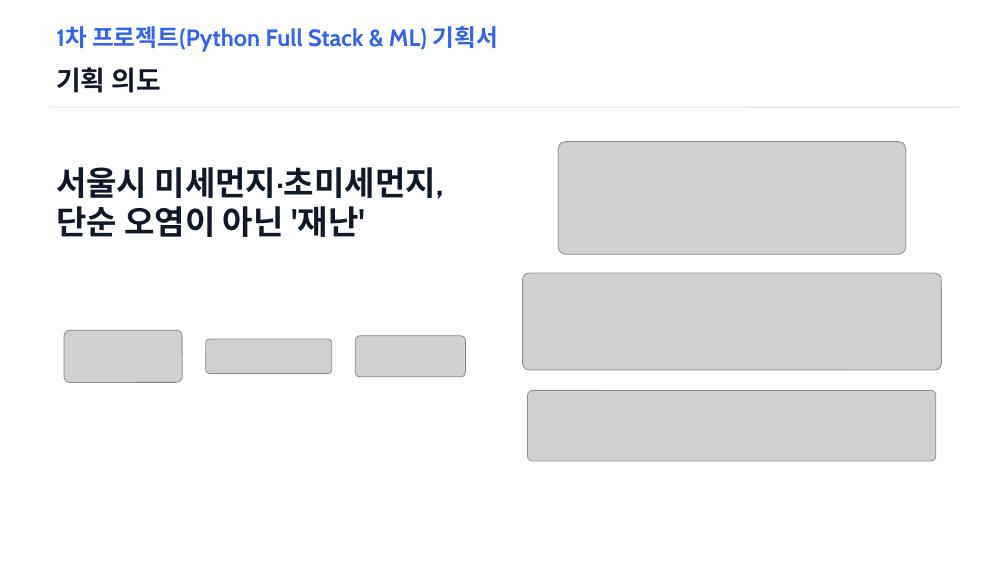
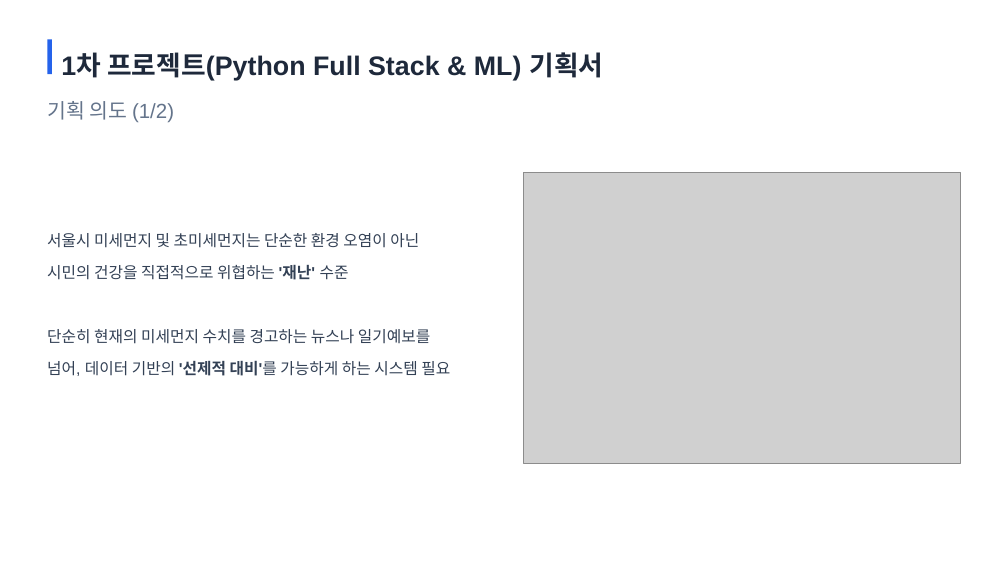
Before and after one commit to ahnjh97/JeongHyunAhn-AI-Project, a slide deck: slide 3 of 1. 프로젝트 수행 결과서.pptx. Drawn at 1008x567 pixels with LibreOffice and Linux fonts; fonts in the diff are those of the drawing; grey boxes stand for pictures; background and template pictures are left out. Boxes give left, top, right and bottom in pixels: in the first picture for what was removed or moved away, otherwise in the second. Text is boxed around its words. In the diff, an @@ line names an element or a change of style, - is before the commit and + after.

```diff
--- a/1. 프로젝트 수행 결과서.pptx
+++ b/1. 프로젝트 수행 결과서.pptx
@@ rectangle added at bbox=[47, 39, 51, 74], fill #2563EB @@
@@ text "1차 프로젝트(Python Full Stack & ...": place and size @@
-text "1차 프로젝트(Python Full Stack & ..." at bbox=[56, 26, 498, 52]
+text "1차 프로젝트(Python Full Stack & ..." at bbox=[61, 52, 603, 81]
@@ text "1차 프로젝트(Python Full Stack & ..." at bbox=[61, 52, 603, 81]: size 22.5 to 25.5 pt, font Cabin to Arial, text colour #3563E9 to #1E293B; line spacing 1 to 1.3 @@
@@ text at bbox=[47, 101, 174, 122]: text changed; size 25.5 to 19.5 pt; font Cabin to Arial; text colour #111827 to #64748B; bold off @@
-기획 의도
+기획 의도 (1/2)
@@ line removed from (49, 107) to (960, 107) @@
@@ picture removed at bbox=[558, 141, 906, 254] @@
@@ picture added at bbox=[524, 172, 961, 464] @@
@@ text at bbox=[47, 233, 419, 280]: text changed; size 31.5 to 15 pt; font Cabin to Arial; text colour #111827 to #334155; bold off @@
-서울시 미세먼지·초미세먼지,
-단순 오염이 아닌 '재난'
+서울시 미세먼지 및 초미세먼지는 단순한 환경 오염이 아닌 시민의 건강을 직접적으로 위협하는 '재난' 수준
@@ picture removed at bbox=[523, 273, 941, 370] @@
@@ text added at bbox=[47, 329, 450, 376], 15 pt, text #334155 @@
+단순히 현재의 미세먼지 수치를 경고하는 뉴스나 일기예보를 넘어, 데이터 기반의 '선제적 대비'를 가능하게 하는 시스템 필요
@@ picture removed at bbox=[64, 330, 182, 383] @@
@@ picture removed at bbox=[206, 339, 332, 374] @@
@@ picture removed at bbox=[355, 336, 466, 377] @@
@@ picture removed at bbox=[528, 390, 936, 461] @@
```
Also in this commit, not shown: 26 other slides changed, 8 slides added, 10 slides removed.
